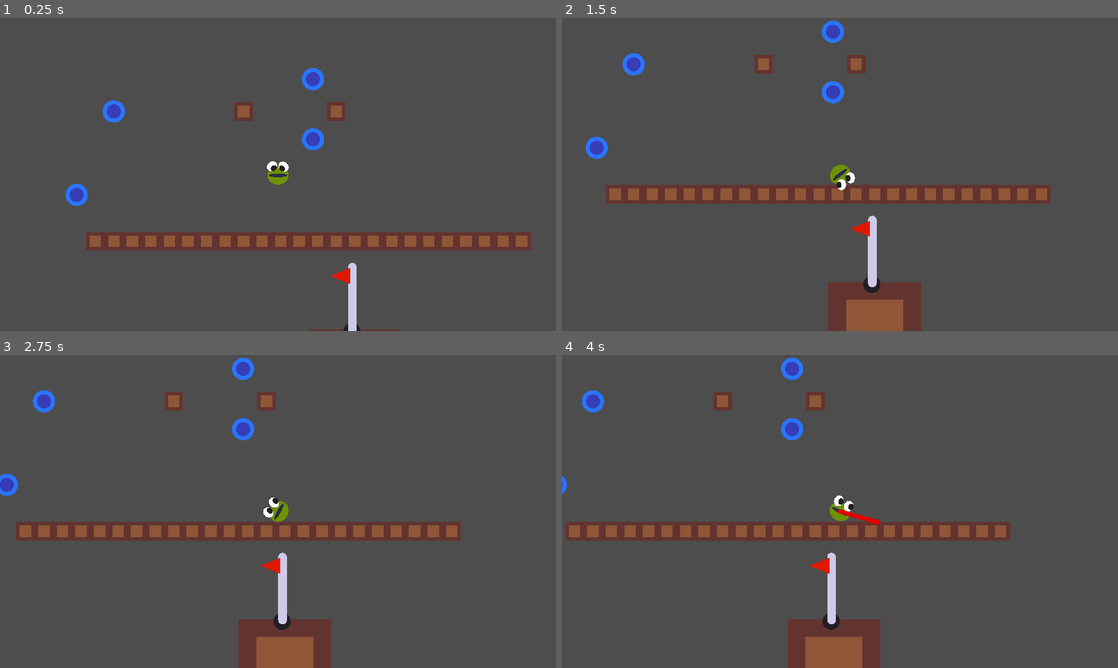
Above: before the commit, frames 1-4 (two rows, left to right).
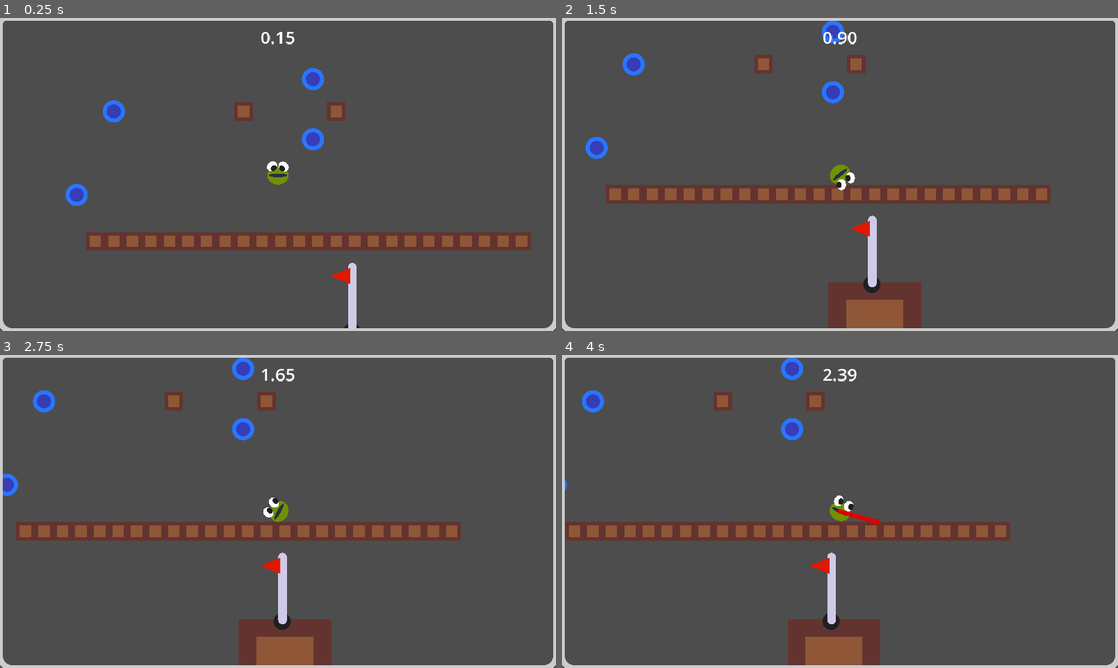
Above: after the commit, the same moments.

Repository: mathew-tran/twodimension
Game: Godot game, scene res://Scenes/Test.tscn
Two runs of this game, one before a commit and one after it. Both use one fixed random seed, a clock stepped at 60 frames per second and the inputs below.
Inputs (mouse positions are in pixels of both pictures, inside the frame that each line leads up to):
- Up to frame 1 (0.25 s): no input
- Up to frame 2 (1.5 s): move the mouse to (962, 158) at 0.52 s; press the mouse at (962, 158) at 0.53 s; hold D (MoveRight) 0.53-1.28 s; move the mouse to (728, 190) at 1.27 s; release the mouse at (728, 190) at 1.28 s; hold S (Down) from 1.28 s (still down); tap Space (Detach) at 1.35 s
- Up to frame 3 (2.75 s): move the mouse to (333, 442) at 2.02 s; release S (Down) at 2.03 s; press the mouse at (333, 442) at 2.03 s; hold D (MoveRight) from 2.03 s (still down)
- Up to frame 4 (4 s): move the mouse to (812, 574) at 2.77 s; release D (MoveRight) at 2.78 s; release the mouse at (812, 574) at 2.78 s; hold W (Up) 2.78-3.53 s; tap Space (Detach) at 2.85 s; move the mouse to (1006, 558) at 3.52 s; press the mouse at (1006, 558) at 3.53 s; hold A (MoveLeft) from 3.53 s (still down)

The runs differ from the first frame. In frame 1, 2.9% of the frame differs, in the area x 0-100%, y 0-100%; in frame 2, 2.9%; in frame 3, 2.9%; in frame 4, 2.9%.

Commit message:
add UI to show timer, stop timer when player hits goal post

Diff:
--- /dev/null
+++ b/Prefab/GameManager.tscn
@@ -0,0 +1,47 @@
+[gd_scene load_steps=5 format=3 uid="uid://cmg045qldjb6b"]
+
+[ext_resource type="Script" path="res://Script/Game.gd" id="1_8j5w0"]
+[ext_resource type="PackedScene" uid="uid://b0pjv7x6stdn1" path="res://Prefab/UI/GameTime.tscn" id="2_3nmq8"]
+
+[sub_resource type="StyleBoxFlat" id="StyleBoxFlat_bn8yv"]
+draw_center = false
+border_width_left = 20
+border_width_top = 20
+border_width_right = 20
+border_width_bottom = 20
+corner_radius_top_left = 30
+corner_radius_top_right = 30
+corner_radius_bottom_right = 50
+corner_radius_bottom_left = 50
+expand_margin_left = 10.0
+expand_margin_top = 10.0
+expand_margin_right = 10.0
+expand_margin_bottom = 10.0
+
+[sub_resource type="Theme" id="Theme_3eorq"]
+Panel/styles/panel = SubResource("StyleBoxFlat_bn8yv")
+
+[node name="GameManager" type="Node" groups=["Game"]]
+script = ExtResource("1_8j5w0")
+
+[node name="Timer" type="Timer" parent="."]
+wait_time = 0.01
+
+[node name="CanvasLayer" type="CanvasLayer" parent="."]
+
+[node name="Panel" type="Panel" parent="CanvasLayer"]
+anchors_preset = 15
+anchor_right = 1.0
+anchor_bottom = 1.0
+grow_horizontal = 2
+grow_vertical = 2
+theme = SubResource("Theme_3eorq")
+
+[node name="GameTime" parent="CanvasLayer/Panel" instance=ExtResource("2_3nmq8")]
+layout_mode = 1
+offset_left = -150.0
+offset_top = 18.0
+offset_right = 150.0
+offset_bottom = 118.0
+
+[connection signal="timeout" from="Timer" to="." method="_on_timer_timeout"]
--- /dev/null
+++ b/Prefab/UI/GameTime.tscn
@@ -0,0 +1,17 @@
+[gd_scene load_steps=2 format=3 uid="uid://b0pjv7x6stdn1"]
+
+[ext_resource type="Script" path="res://Script/UI/GameTime.gd" id="1_fwhj2"]
+
+[node name="GameTime" type="Label"]
+custom_minimum_size = Vector2(300, 100)
+anchors_preset = 5
+anchor_left = 0.5
+anchor_right = 0.5
+offset_left = -960.0
+offset_right = -660.0
+offset_bottom = 100.0
+grow_horizontal = 2
+theme_override_font_sizes/font_size = 60
+horizontal_alignment = 1
+vertical_alignment = 1
+script = ExtResource("1_fwhj2")
--- a/Scenes/Test.tscn
+++ b/Scenes/Test.tscn
@@ -1,11 +1,14 @@
-[gd_scene load_steps=5 format=3 uid="uid://dajl1y42u1846"]
+[gd_scene load_steps=6 format=3 uid="uid://dajl1y42u1846"]
 
 [ext_resource type="PackedScene" uid="uid://bs3v544mdd2bt" path="res://Prefab/Player.tscn" id="1_ef0dd"]
 [ext_resource type="PackedScene" uid="uid://c1jfdqvyseess" path="res://Prefab/GoalPost.tscn" id="2_1jjdj"]
 [ext_resource type="PackedScene" uid="uid://xepyejc21pw7" path="res://Prefab/Environment/GroundTile.tscn" id="2_yiuob"]
 [ext_resource type="PackedScene" uid="uid://bqwlitg3xcvbi" path="res://Prefab/Peg.tscn" id="3_ihwis"]
+[ext_resource type="PackedScene" uid="uid://cmg045qldjb6b" path="res://Prefab/GameManager.tscn" id="5_8i8bs"]
 
 [node name="Node2D" type="Node2D"]
+
+[node name="GameManager" parent="." instance=ExtResource("5_8i8bs")]
 
 [node name="Tile" parent="." instance=ExtResource("2_yiuob")]
 position = Vector2(832, 960)
--- /dev/null
+++ b/Script/Autoload/Helper.gd
@@ -0,0 +1,7 @@
+extends Node
+
+func GetGame() -> Game:
+	var result = get_tree().get_nodes_in_group("Game")
+	if result:
+		return result[0]
+	return null
--- /dev/null
+++ b/Script/Game.gd
@@ -0,0 +1,44 @@
+extends Node
+
+class_name Game
+var CurrentTime = 0
+
+signal GameStateUpdate(state)
+signal TimeUpdate(amount)
+
+enum STATE {
+	PLAYING,
+	GAME_WIN,
+	GAME_LOSS
+}
+
+var CurrentState = STATE.PLAYING
+
+func _ready():
+	StartGame()
+
+func StartGame():
+	$Timer.start()
+
+func StopGame():
+	$Timer.stop()
+	emit_signal("GameStateUpdate", CurrentState)
+
+func WinGame():
+	if CurrentState != STATE.PLAYING:
+		return
+	CurrentState = STATE.GAME_WIN
+	StopGame()
+
+func LoseGame():
+	if CurrentState != STATE.PLAYING:
+		return
+	CurrentState = STATE.GAME_LOSS
+	StopGame()
+
+func GetTime():
+	return CurrentTime
+
+func _on_timer_timeout():
+	CurrentTime += $Timer.wait_time
+	emit_signal("TimeUpdate", CurrentTime)
--- a/Script/GoalPost.gd
+++ b/Script/GoalPost.gd
@@ -3,4 +3,4 @@
 
 
 func _on_area_2d_area_entered(area):
-	print("Complete!")
+	Helper.GetGame().WinGame()
--- /dev/null
+++ b/Script/UI/GameTime.gd
@@ -0,0 +1,8 @@
+extends Label
+
+
+func _ready():
+	Helper.GetGame().TimeUpdate.connect(OnTimeUpdate)
+
+func OnTimeUpdate(amount):
+	text = str(amount).pad_decimals(2)
--- a/project.godot
+++ b/project.godot
@@ -14,6 +14,10 @@
 run/main_scene="res://Scenes/Test.tscn"
 config/features=PackedStringArray("4.3", "Forward Plus")
 config/icon="res://icon.svg"
+
+[autoload]
+
+Helper="*res://Script/Autoload/Helper.gd"
 
 [display]
 
